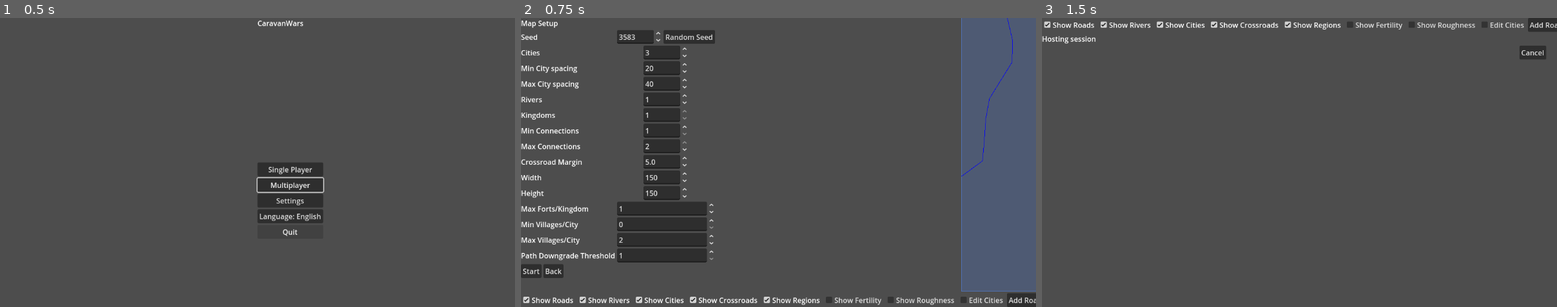
Above: before the commit, frames 1-3 (left to right).
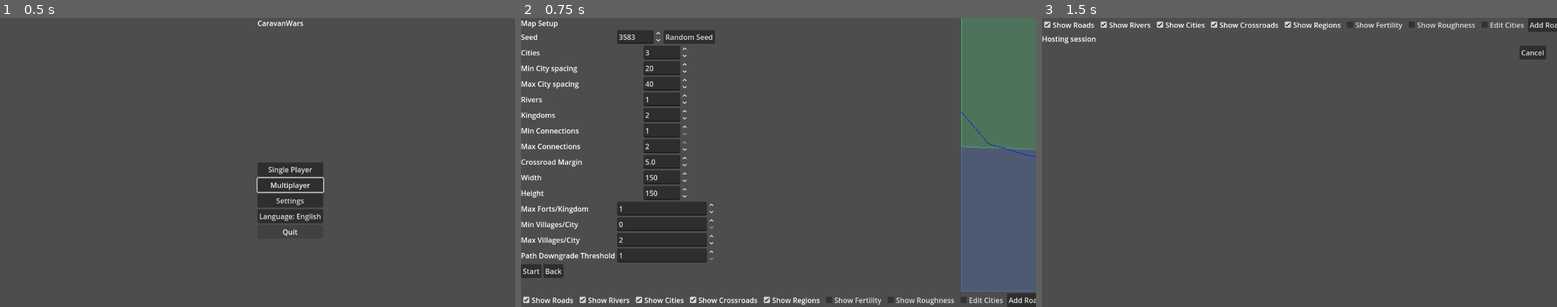
Above: after the commit, the same moments.

Repository: sepa79/CaravanWars
Game: Godot game, scene res://scenes/Main.tscn
The game is run twice, just before and just after one commit, with the same random seed, the same clock (stepped at 60 frames per second) and the same inputs.
Inputs:
- Up to frame 1 (0.5 s): no input
- Up to frame 2 (0.75 s): click "Single Player" at 0.5 s
- Up to frame 3 (1.5 s): click "Start" at 1.25 s

Frame 1 is identical in both runs. In frame 2, 6.6% of the frame differs, in the area x 24-100%, y 0-55%; in frame 3, nothing differs.

Commit message:
fix: allow city placer margin override

Diff:
--- a/game/mapgen/CityPlacer.gd
+++ b/game/mapgen/CityPlacer.gd
@@ -4,7 +4,7 @@
 var rng: RandomNumberGenerator
 var map_width: float = 150.0
 var map_height: float = 150.0
-const BORDER_MARGIN: float = 30.0
+var border_margin: float = 60.0
 
 func _init(_rng: RandomNumberGenerator) -> void:
     rng = _rng
@@ -16,10 +16,12 @@
     min_distance: float = 20.0,
     max_distance: float = 40.0,
     width: float = 150.0,
-    height: float = 150.0
+    height: float = 150.0,
+    border_margin: float = 60.0
 ) -> Array[Vector2]:
     map_width = width
     map_height = height
+    self.border_margin = border_margin
     var radius: float = min_distance
     var k: int = 30
     var cell_size: float = radius / sqrt(2.0)
@@ -33,8 +35,8 @@
     var active: Array[int] = []
 
     var initial_point := Vector2(
-        rng.randf_range(BORDER_MARGIN, map_width - BORDER_MARGIN),
-        rng.randf_range(BORDER_MARGIN, map_height - BORDER_MARGIN)
+        rng.randf_range(border_margin, map_width - border_margin),
+        rng.randf_range(border_margin, map_height - border_margin)
     )
     samples.append(initial_point)
     var initial_index: int = _grid_index(initial_point, cell_size, grid_width)
@@ -78,7 +80,7 @@
     samples: Array[Vector2],
     min_distance: float
 ) -> bool:
-    if p.x < BORDER_MARGIN or p.y < BORDER_MARGIN or p.x >= map_width - BORDER_MARGIN or p.y >= map_height - BORDER_MARGIN:
+    if p.x < border_margin or p.y < border_margin or p.x >= map_width - border_margin or p.y >= map_height - border_margin:
         return false
     var gx: int = int(p.x / cell_size)
     var gy: int = int(p.y / cell_size)
@@ -93,7 +95,8 @@
 ## Finds local maxima and keeps those spaced by at least `min_distance`.
 ## Returns a dictionary with `cities` Array[Vector2] and `capitals` Array[int]
 ## containing indexes of cities chosen as capitals.
-func select_city_sites(field: Array, cities_target: int, min_distance: float) -> Dictionary:
+func select_city_sites(field: Array, cities_target: int, min_distance: float, border_margin: float = 60.0) -> Dictionary:
+    self.border_margin = border_margin
     var result: Dictionary = {"cities": [], "capitals": []}
     var h: int = field.size()
     if h == 0:
@@ -102,7 +105,7 @@
     var candidates: Array = []
     for y in range(h):
         for x in range(w):
-            if x < BORDER_MARGIN or x > w - BORDER_MARGIN or y < BORDER_MARGIN or y > h - BORDER_MARGIN:
+            if x < border_margin or x > w - border_margin or y < border_margin or y > h - border_margin:
                 continue
             var v: float = field[y][x]
             var is_peak: bool = true
--- a/game/mapgen/MapGenerator.gd
+++ b/game/mapgen/MapGenerator.gd
@@ -83,7 +83,7 @@
         var cluster: Array[Vector2] = []
         var attempts: int = 0
         while cluster.size() < count and attempts < count * 5:
-            var local: Array[Vector2] = placer.place_cities(count, 8.0, 16.0, 60.0, 60.0)
+            var local: Array[Vector2] = placer.place_cities(count, 8.0, 16.0, 60.0, 60.0, 0.0)
             for p in local:
                 var offset: Vector2 = p - Vector2(30.0, 30.0)
                 var dist: float = offset.length()
@@ -116,12 +116,24 @@
     map_data["fertility"] = fertility_field
     map_data["roughness"] = roughness_field
     var city_stage := CityPlacerModule.new(rng)
+    var city_margin: float = 60.0
     var city_info: Dictionary = city_stage.select_city_sites(
         fertility_field,
         params.city_count,
-        params.min_city_distance
+        params.min_city_distance,
+        city_margin
     )
     var cities: Array[Vector2] = city_info.get("cities", [])
+    if cities.size() < params.city_count:
+        var extra: Array[Vector2] = city_stage.place_cities(
+            params.city_count - cities.size(),
+            params.min_city_distance,
+            params.max_city_distance,
+            params.width,
+            params.height,
+            city_margin
+        )
+        cities.append_array(extra)
     map_data["cities"] = cities
     map_data["capitals"] = city_info.get("capitals", [])
     print("[MapGenerator] placed %s cities" % cities.size())
Not shown, changed: CHANGELOG.md
Not shown, changed: docs/map/Plan_Generator_Lean.md
